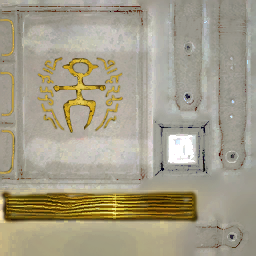
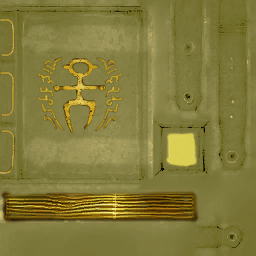
Before/after of a w=256, h=256 layered artwork. What changed in the layer stack:
removed layer "Camada 1" (was 65%) over [86, 10, 247, 135]
painted on "Camada 0 copiar" over [0, 0, 256, 256]
